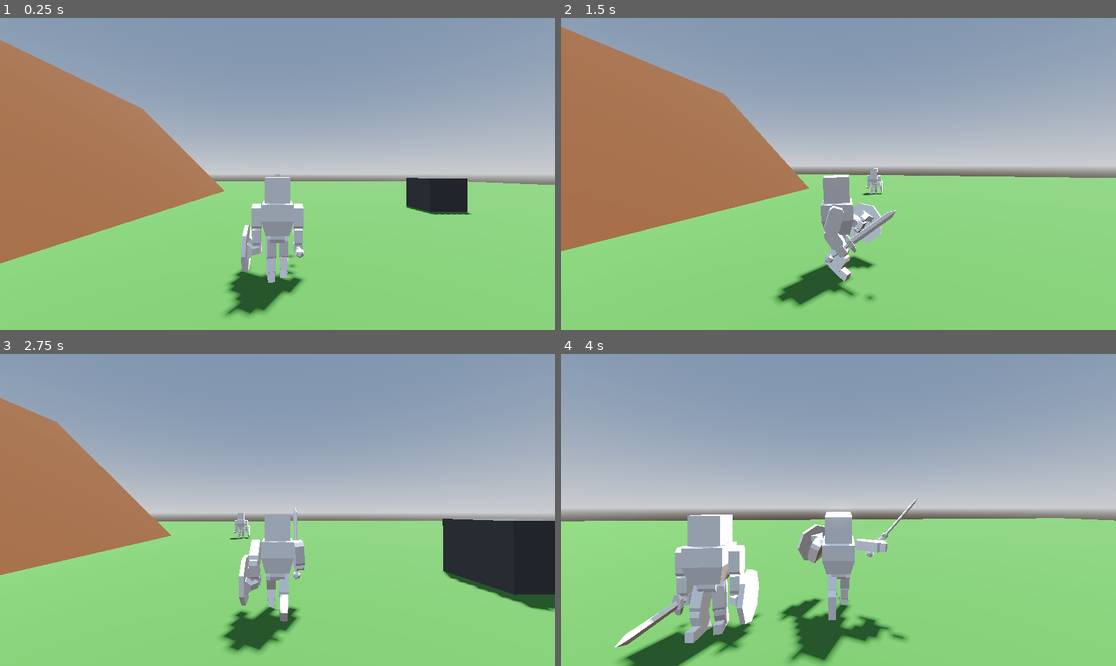
Above: before the commit, frames 1-4 (two rows, left to right).
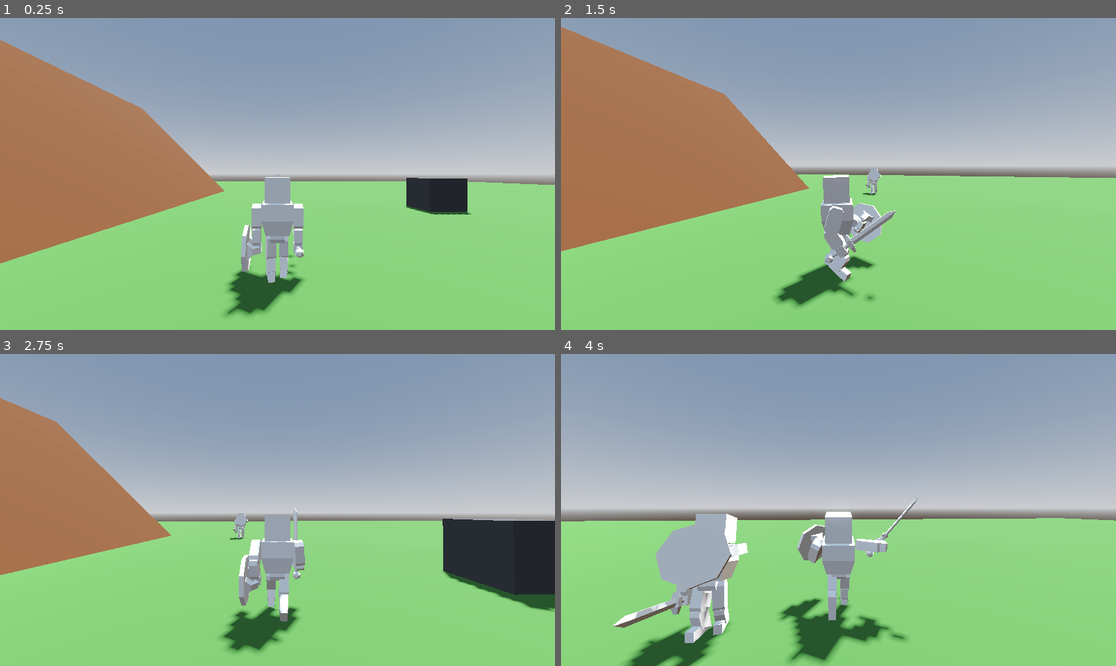
Above: after the commit, the same moments.

Repository: Lordaloa/rv-godot-project-005
Game: Godot game, scene res://Assets/Scenes/World/World.tscn
The game is run twice, just before and just after one commit, with the same random seed, the same clock (stepped at 60 frames per second) and the same inputs.
Inputs (mouse positions are in pixels of both pictures, inside the frame that each line leads up to):
- Up to frame 1 (0.25 s): no input
- Up to frame 2 (1.5 s): move the mouse to (866, 174) at 0.52 s; hold W (forward) 0.53-1.28 s; hold Ctrl (control) 0.53-1.28 s; right-click (866, 174) at 0.8 s; move the mouse to (727, 189) at 1.27 s; hold S (back) from 1.28 s (still down); right-click (727, 189) at 1.35 s
- Up to frame 3 (2.75 s): tap Ctrl (control) at 1.55 s; move the mouse to (288, 503) at 2.02 s; release S (back) at 2.03 s; hold W (forward) from 2.03 s (still down); hold Ctrl (control) from 2.03 s (still down); right-click (288, 503) at 2.3 s
- Up to frame 4 (4 s): keep holding W (forward); move the mouse to (810, 572) at 2.77 s; release Ctrl (control) at 2.78 s; right-click (810, 572) at 2.85 s; tap Ctrl (control) at 3.05 s; move the mouse to (877, 513) at 3.52 s; press the mouse at (877, 513) at 3.53 s; right-click (877, 513) at 3.8 s

The runs differ from the first frame. In frame 2, less than 0.1% of the frame differs, in the area x 54-58%, y 48-58%; in frame 3, less than 0.1%; in frame 4, 4.2%, in the area x 9-36%, y 51-100%.

Commit message:
F-blocking-004: moving block check to direction of spine check, part-2

Diff:
--- a/Assets/Scenes/Human.tscn
+++ b/Assets/Scenes/Human.tscn
@@ -78,7 +78,7 @@
 
 [node name="Skeleton3D" parent="Skeleton" index="0"]
 transform = Transform3D(-4.371139e-08, 0, 1, 0, 1, 0, -1, 0, -4.371139e-08, 0, 0, 0)
-bones/1/position = Vector3(0, -0.27031806, 0)
+bones/1/position = Vector3(0, -0.27038473, 0)
 bones/2/rotation = Quaternion(0.999723, 3.642777e-09, -7.253016e-08, 0.023535479)
 bones/3/rotation = Quaternion(0.050797492, 5.2122555e-08, 6.828087e-09, 0.99870896)
 bones/4/rotation = Quaternion(0.687555, 6.6907404e-08, 9.531964e-08, 0.72613233)
@@ -97,13 +97,13 @@
 bones/15/rotation = Quaternion(-0.7048461, -0.05649819, -0.056498088, 0.7048461)
 bones/16/position = Vector3(-0.11230787, -0.38293505, 0.2511084)
 bones/16/rotation = Quaternion(0.70484614, -0.05649811, 0.05649811, 0.704846)
-bones/17/position = Vector3(0, -0.27031806, 0)
-bones/18/rotation = Quaternion(0.98036444, 0.004843322, 0.044262204, -0.1921017)
-bones/19/rotation = Quaternion(-0.36912718, -1.4865097e-07, -8.1083e-08, 0.929379)
-bones/20/rotation = Quaternion(0.82495683, 0.0023154134, -0.006137439, 0.5651577)
-bones/21/rotation = Quaternion(0.9926832, -0.023378203, -0.10323534, -0.058104377)
-bones/22/rotation = Quaternion(-0.34367418, -1.5634778e-07, -7.032853e-08, 0.939089)
-bones/23/rotation = Quaternion(0.87984544, 0.013540353, -0.026858082, 0.47430736)
+bones/17/position = Vector3(0, -0.27038473, 0)
+bones/18/rotation = Quaternion(0.98040533, 0.0048347344, 0.044264052, -0.19189271)
+bones/19/rotation = Quaternion(-0.36863962, -1.4796963e-07, -8.034046e-08, 0.92957246)
+bones/20/rotation = Quaternion(0.82478076, 0.0023130863, -0.0061370577, 0.5654146)
+bones/21/rotation = Quaternion(0.9926956, -0.023352388, -0.10323393, -0.057903398)
+bones/22/rotation = Quaternion(-0.34315073, -1.5424608e-07, -7.14463e-08, 0.9392804)
+bones/23/rotation = Quaternion(0.8796774, 0.0135272825, -0.02685584, 0.47461933)
 
 [node name="Left_Weapon_001" parent="Skeleton/Skeleton3D" index="7"]
 visible = false
@@ -118,7 +118,7 @@
 forward_axis = 5
 
 [node name="Right_Hand_Target" type="ModifierBoneTarget3D" parent="Skeleton/Skeleton3D" index="17"]
-transform = Transform3D(7.4690846e-08, 0.9910899, -0.13320535, -2.2464933e-07, 0.13320541, 0.9910885, 1, -4.4100933e-08, 2.3259658e-07, 0.014038239, 0.26586905, 0.20195201)
+transform = Transform3D(7.4690846e-08, 0.9910899, -0.13320535, -2.2464933e-07, 0.13320541, 0.9910885, 1, -4.4100933e-08, 2.3259658e-07, 0.014038239, 0.26593575, 0.20195201)
 bone_name = "Right_Hand_Bone"
 bone = 4
 
@@ -126,7 +126,7 @@
 entity_owner = NodePath("../../../..")
 
 [node name="Left_Hand_Target" type="ModifierBoneTarget3D" parent="Skeleton/Skeleton3D" index="18"]
-transform = Transform3D(7.4690846e-08, 0.9910899, -0.13320535, -2.2464933e-07, 0.13320541, 0.9910885, 1, -4.4100933e-08, 2.3259658e-07, 0.014038222, 0.26586905, -0.20195201)
+transform = Transform3D(7.4690846e-08, 0.9910899, -0.13320535, -2.2464933e-07, 0.13320541, 0.9910885, 1, -4.4100933e-08, 2.3259658e-07, 0.014038222, 0.26593575, -0.20195201)
 bone_name = "Left_Hand_Bone"
 bone = 7
 
@@ -145,6 +145,7 @@
 margin = 0.5
 
 [node name="Camera3D" type="Camera3D" parent="SpringArmPivot/SpringArm3D" index="0"]
+current = true
 
 [node name="LookAtTarget3D" type="Node3D" parent="SpringArmPivot/SpringArm3D/Camera3D" index="0"]
 transform = Transform3D(1, 0, 0, 0, 1, 0, 0, 0, 1, 0, 0, -5)
--- a/Assets/Scenes/human_bot.tscn
+++ b/Assets/Scenes/human_bot.tscn
@@ -112,7 +112,7 @@
 
 [node name="LookAtModifier3D" type="LookAtModifier3D" parent="Skeleton/Skeleton3D" index="16"]
 transform = Transform3D(-4.371139e-08, 0, -1, 0, 1, 0, 1, 0, -4.371139e-08, 0, 0, 0)
-target_node = NodePath("../../../SpringArmPivot/SpringArm3D/LookAtTarget3D")
+target_node = NodePath("../../../SpringArmPivot/SpringArm3D/Camera3D/LookAtTarget3D")
 bone_name = "Spine_Upper"
 bone = 1
 forward_axis = 5
@@ -144,7 +144,9 @@
 spring_length = 1.5
 margin = 0.5
 
-[node name="LookAtTarget3D" type="Node3D" parent="SpringArmPivot/SpringArm3D" index="0"]
+[node name="Camera3D" type="Camera3D" parent="SpringArmPivot/SpringArm3D" index="0"]
+
+[node name="LookAtTarget3D" type="Node3D" parent="SpringArmPivot/SpringArm3D/Camera3D" index="0"]
 transform = Transform3D(1, 0, 0, 0, 1, 0, 0, 0, 1, 0, 0, -5)
 
 [node name="InputControllerEntityHumanBot" type="Node3D" parent="." index="3"]
--- a/Assets/Scripts/Human.gd
+++ b/Assets/Scripts/Human.gd
@@ -10,6 +10,7 @@
 @export_range(0.01, 1.0) var looking_lerp = 0.25
 @export var right_hand_weapon: Weapon
 @export var left_hand_weapon: Weapon
+var spine_forward: Vector3 = Vector3.ZERO
 var is_right_hand_occupied: bool = false
 var input_is_right_hand_action: bool = false
 var is_left_hand_occupied: bool = false
@@ -107,6 +108,12 @@
 	input_is_right_hand_action = input_controller.is_right_hand_action()
 	input_is_left_hand_action = input_controller.is_left_hand_action()
 
+# func is_blocking(impact_position: Vector3) -> bool:
+# 	print("%s : %s" % [spine_forward, impact_position])
+# 	if spine_forward.dot(impact_position) >= 0:
+# 		return true
+# 	return false
+
 # -----------------------------------------------------------------------------
 # Privates
 # -----------------------------------------------------------------------------
@@ -118,3 +125,8 @@
 func _on_left_hand_action_cooled_down() -> void:
 	is_left_hand_occupied = false
 	print("COOLED")
+
+# func _on_look_at_modified() -> void:
+	# var spine_transform = armature.get_bone_global_pose(spine_upper_bone_id)
+	# spine_forward = (-spine_transform.basis.z).normalized()
+	# print(spine_forward)
--- a/Assets/Scripts/entity.gd
+++ b/Assets/Scripts/entity.gd
@@ -32,7 +32,7 @@
 
 func _ready() -> void:
 	spine_upper_bone_id = armature.find_bone('Spine_Upper')
-	look_at_modifier.connect('modification_processed',_on_look_at_modified)
+	# look_at_modifier.connect('modification_processed',_on_look_at_modified)
 
 func _process(_delta: float) -> void:
 	capture_input()
@@ -44,11 +44,11 @@
 # Publics
 # -----------------------------------------------------------------------------
 
-func try_take_hit(damage: float) -> bool:
-	if !is_blocking():
-		apply_damage(damage)
-		return true
-	return false
+# func try_take_hit(impact_position: Vector3, damage: float) -> bool:
+# 	if is_blocking(impact_position):
+# 		return false
+# 	apply_damage(damage)
+# 	return true
 
 func apply_damage(damage: float):
 	health -= damage
@@ -83,14 +83,12 @@
 func get_current_health() -> float:
 	return health;
 
-func is_blocking() -> bool:
-	return false
+# func is_blocking(_impact_position: Vector3) -> bool:
+# 	return false
 
 # -----------------------------------------------------------------------------
 # Privates
 # -----------------------------------------------------------------------------
 
-func _on_look_at_modified() -> void:
-	var spine_transform = armature.get_bone_global_pose(spine_upper_bone_id)
-	var forward = (-spine_transform.basis.z).normalized()
-	print(forward)
+# func _on_look_at_modified() -> void:
+# 	pass
--- a/Assets/Scripts/input_controllers/input_controller_entity_human_bot.gd
+++ b/Assets/Scripts/input_controllers/input_controller_entity_human_bot.gd
@@ -12,7 +12,7 @@
     return false
 
 func is_left_hand_action() -> bool:
-    return false
+    return true
 
 func is_left_hand_action_released() -> bool:
     return false
--- a/Assets/Scripts/weapon_melee.gd
+++ b/Assets/Scripts/weapon_melee.gd
@@ -61,10 +61,27 @@
 
 func _test_damage_area() -> void:
 	if is_damage_area_enabled():
-		for entity in damage_area_3d.get_overlapping_bodies():
-			if entity != entity_owner and entity is Entity:
-				if entity.try_take_hit(damage):
-					print(entity.get_current_health())
-				else:
-					print("BLOCKED")
-				disable_damage_area()
+		var target_is_blocking = false
+		var target = false
+		for area in damage_area_3d.get_overlapping_areas():
+			if area.get_parent() is Weapon:
+				target_is_blocking = true
+		for body in damage_area_3d.get_overlapping_bodies():
+			if body != entity_owner and body is Entity:
+				target = body
+		if target:
+			disable_damage_area()
+			if !target_is_blocking and target is Entity:
+				target.apply_damage(damage)
+				print(target.get_current_health())
+			elif target_is_blocking and target is Entity:
+				print("BLOCKED")
+
+
+		# for entity in damage_area_3d.get_overlapping_bodies():
+		# 	if entity != entity_owner and entity is Entity:
+		# 		if entity.try_take_hit(damage_area_3d.global_position, damage):
+		# 			print(entity.get_current_health())
+		# 		else:
+		# 			print("BLOCKED")
+		# 		disable_damage_area()
